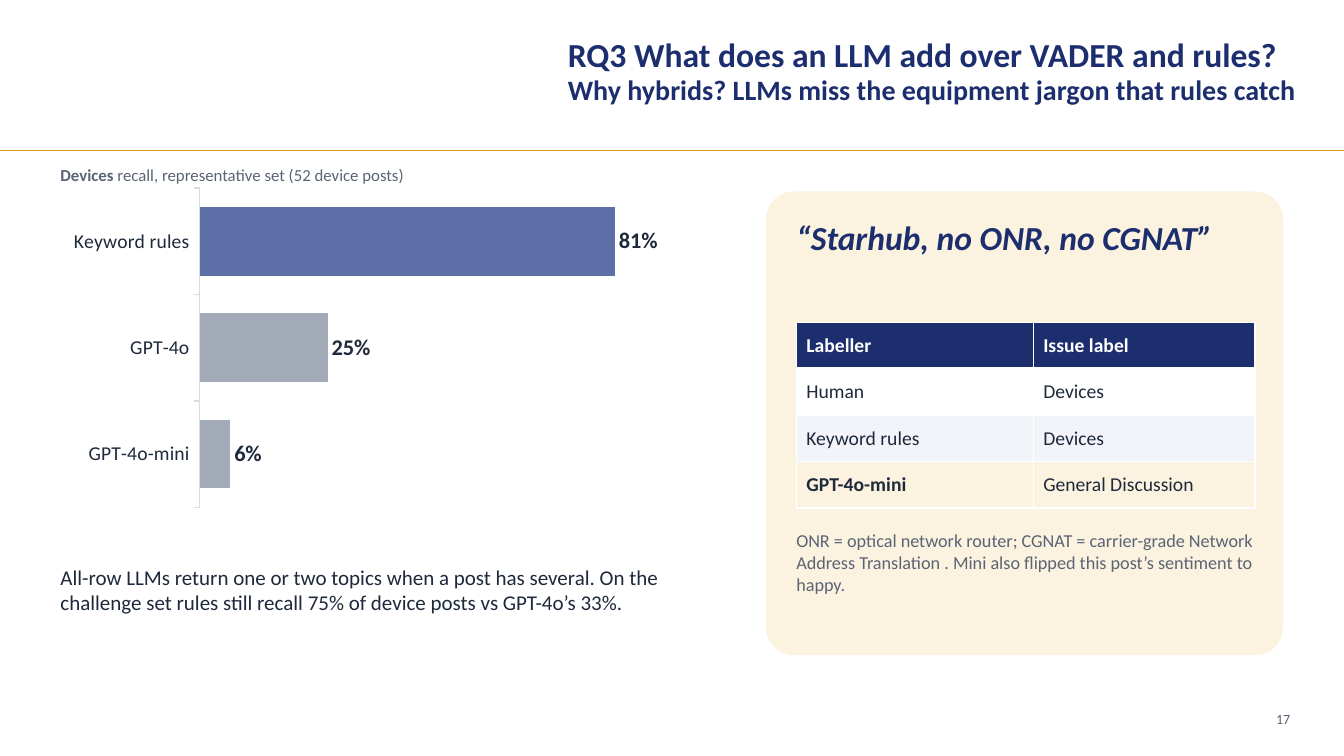
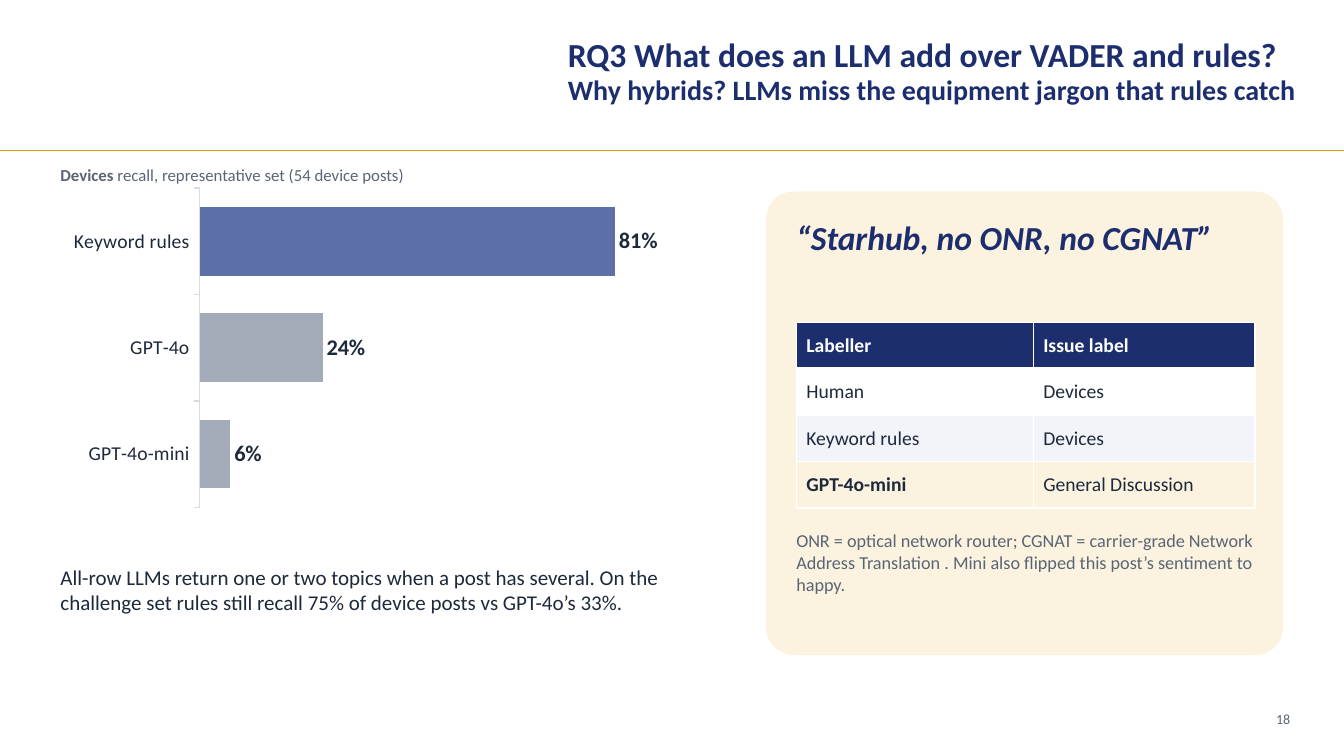
Before and after one commit to LizLicense/Public-Sentiment-Analysis-LLM-powered-Issue-Extraction, a slide deck: slide 18 of presentation/capstone_walkthrough_merged.pptx (slide 17 before the commit). Drawn at 1344x756 pixels with LibreOffice and Linux fonts; fonts in the diff are those of the drawing; background and template pictures are left out. Boxes give left, top, right and bottom in pixels: in the first picture for what was removed or moved away, otherwise in the second. Text is boxed around its words. In the diff, an @@ line names an element or a change of style, - is before the commit and + after.

```diff
--- a/presentation/capstone_walkthrough_merged.pptx
+++ b/presentation/capstone_walkthrough_merged.pptx
@@ text at (60,169,403,184): text changed @@
-Devices recall, representative set (52 device posts)
+Devices recall, representative set (54 device posts)
@@ bar chart at (60,181,726,514) @@
@@ Series 1, GPT-4o: 0.25 to 0.24 @@
@@ text at (1276,714,1290,724): text changed @@
-17
+18
```
Also in this commit, not shown: 30 other slides changed, 1 other file.
